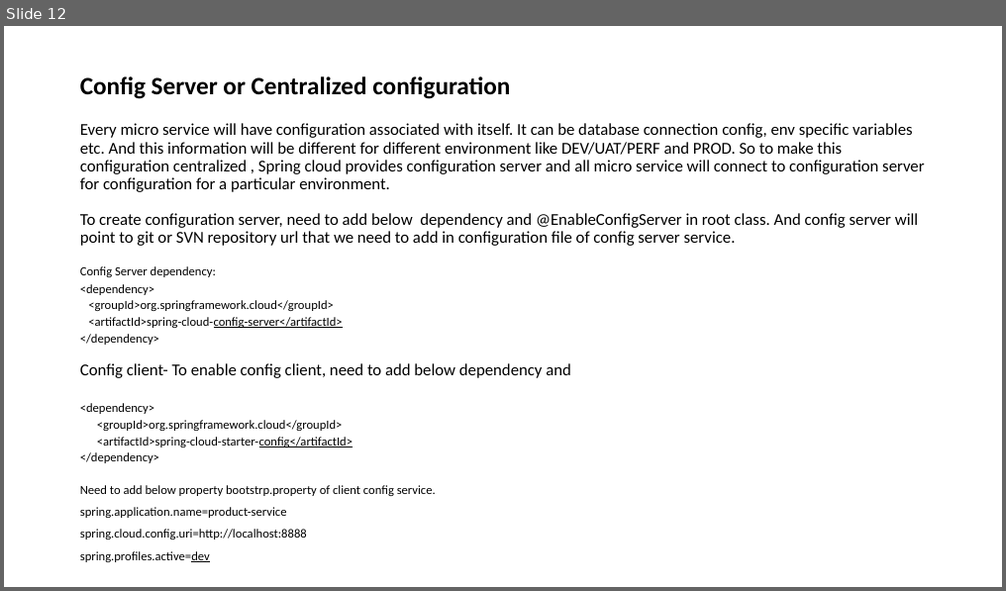
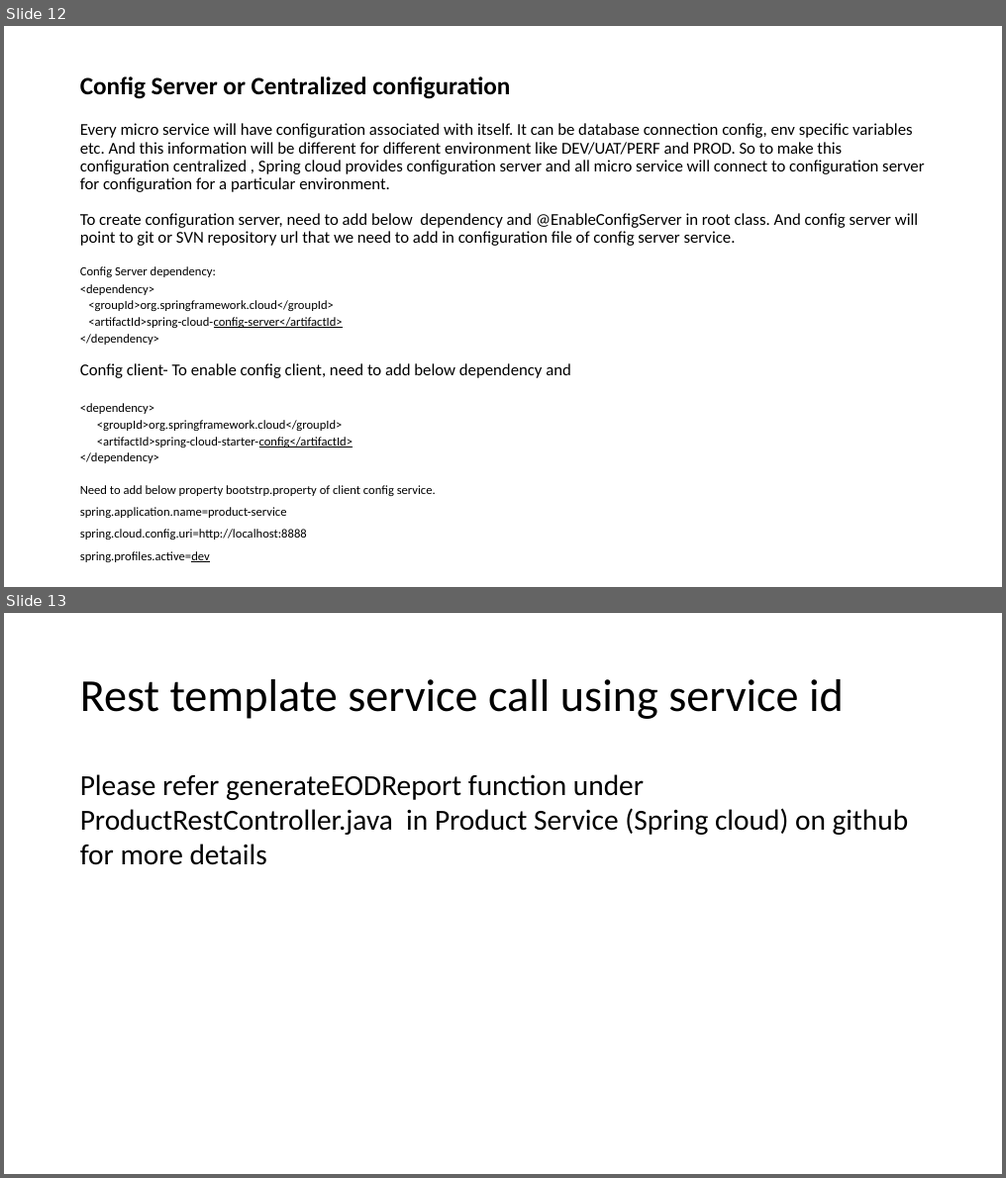
Before and after one commit to shi514652697/SpringCloud, a slide deck: productservice/src/main/resources/Spring_Boot.pptx. Shown one above the other, each under a label of ours: slide 12 before the commit, slides 12 and 13 after it. The pictures are 1006x591 and 1006x1178 pixels, drawn with LibreOffice and Linux fonts; fonts in the diff are those of the drawing. Boxes give left, top, right and bottom in pixels: in the first picture for what was removed or moved away, otherwise in the second. Text is boxed around its words. In the diff, an @@ line names an element or a change of style, - is before the commit and + after.

```diff
--- a/productservice/src/main/resources/Spring_Boot.pptx
+++ b/productservice/src/main/resources/Spring_Boot.pptx
@@ slide 13 added at [4,613,1002,1174], background #FFFFFF @@
@@ title added at [80,679,844,719], 44 pt, text #000000 @@
+Rest template service call using service id
@@ text added at [80,774,909,865], 28 pt, text #000000 @@
+Please refer generateEODReport function under ProductRestController.java in Product Service (Spring cloud) on github for more details
```
Also in this commit, not shown: 1 other file.
